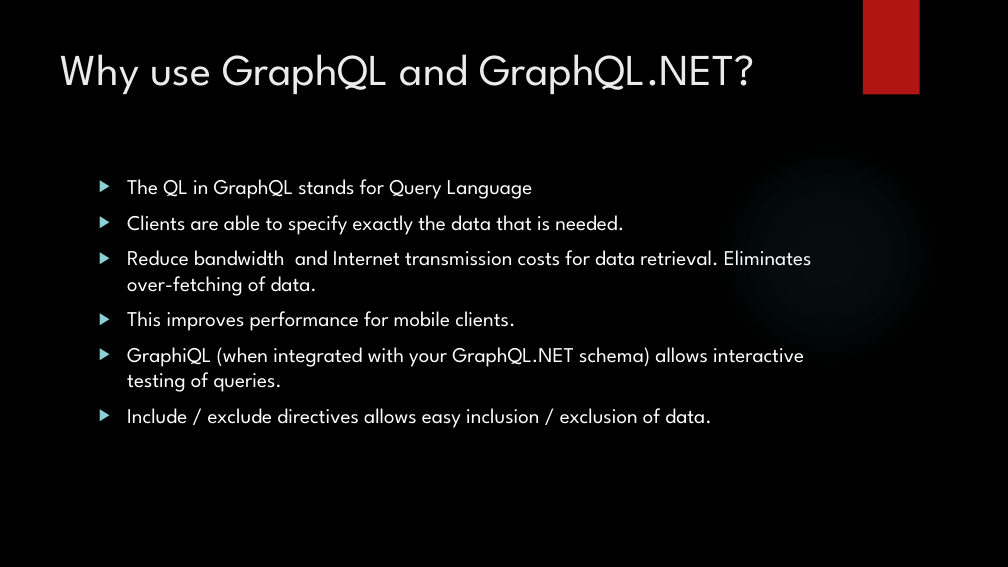
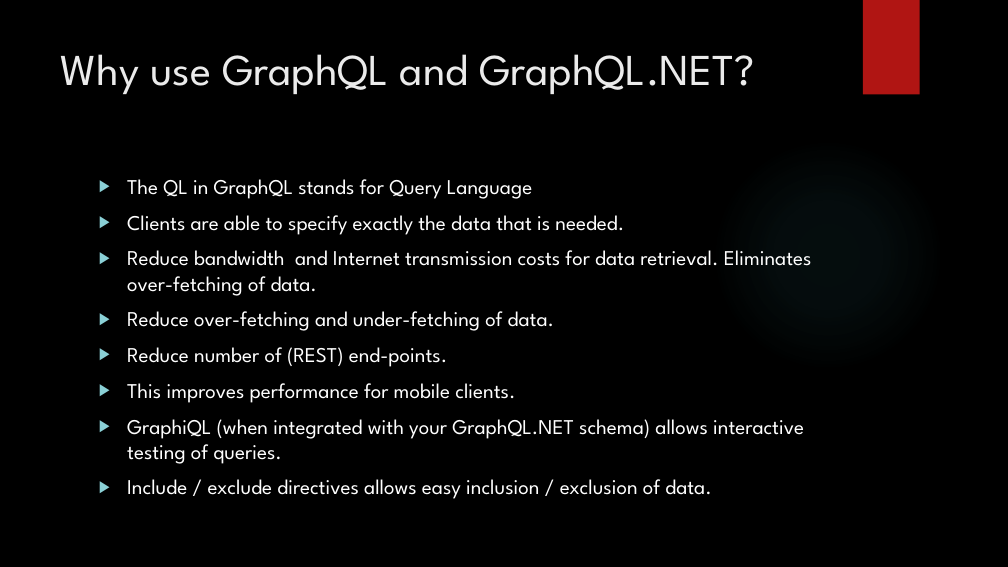
Before and after one commit to DavidStevensonVtex/PubsAndGraphQL.NET, a slide deck: slide 2 of GraphQL.NET.pptx. Drawn at 1008x567 pixels with LibreOffice and Linux fonts; fonts in the diff are those of the drawing; background and template pictures are left out. Boxes give left, top, right and bottom in pixels: in the first picture for what was removed or moved away, otherwise in the second. Text is boxed around its words. In the diff, an @@ line names an element or a change of style, - is before the commit and + after.

Commit message:
Update GraphQL.NET.pptx
Added slide on ASP.NET Core Middleware
Updated slide about reasons for GraphQL.

```diff
--- a/GraphQL.NET.pptx
+++ b/GraphQL.NET.pptx
@@ text at <box>127,311,555,367</box>: paragraphs added @@
+▶ Reduce over-fetching and under-fetching of data.
+▶ Reduce number of (REST) end-points.
```
Also in this commit, not shown: 1 slide added.
